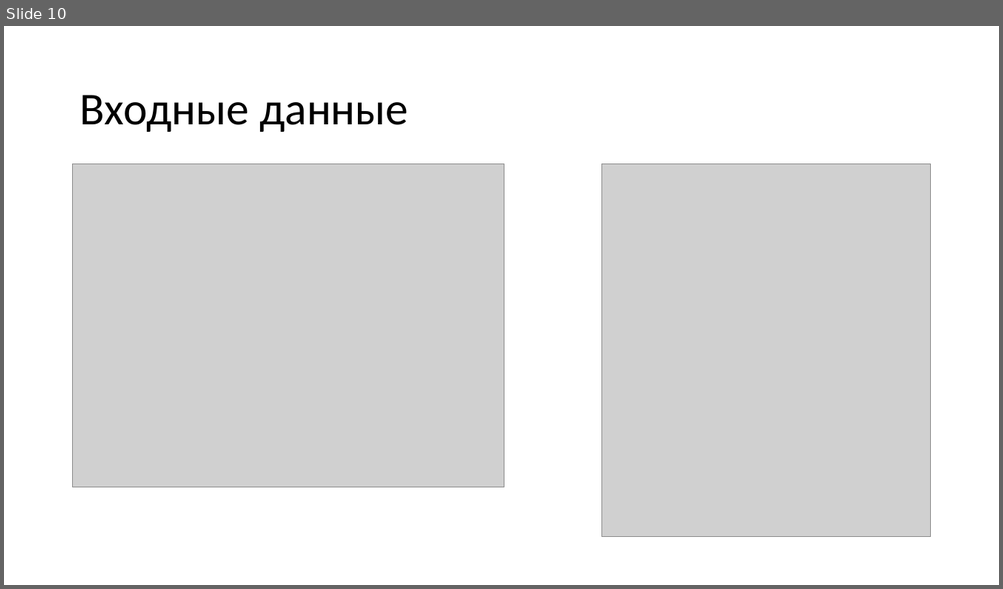
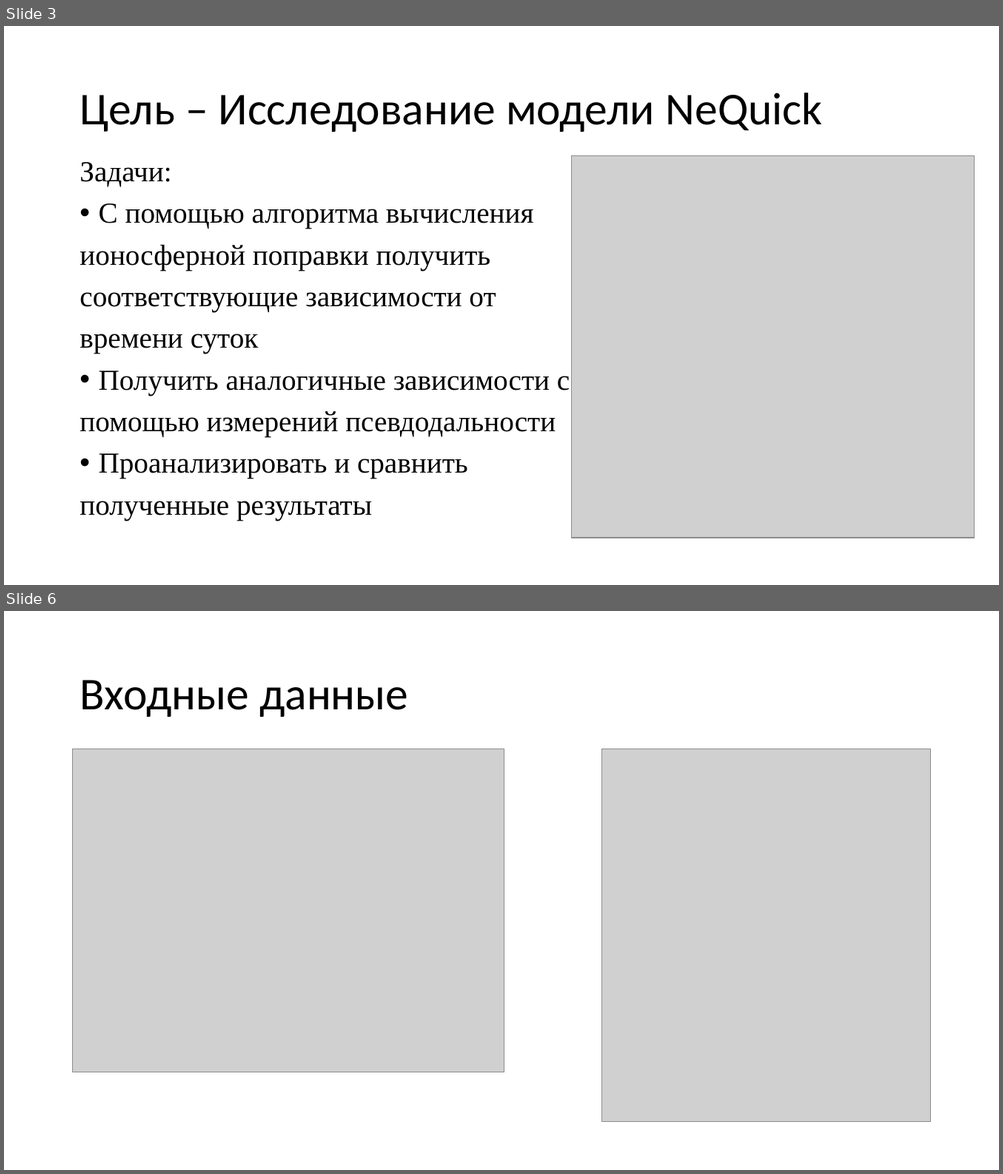
Before and after one commit to SaraFarron/------, a slide deck: Исследование алгоритма вычисления ионосферной поправки для системы Galileo.pptx. Shown one above the other, each under a label of ours: slide 10 before the commit, slides 3 and 6 after it; the slides between them are not shown. The pictures are 1003x589 and 1003x1174 pixels, drawn with LibreOffice and Linux fonts; fonts in the diff are those of the drawing; grey boxes stand for pictures. Boxes give left, top, right and bottom in pixels: in the first picture for what was removed or moved away, otherwise in the second. Text is boxed around its words. In the diff, an @@ line names an element or a change of style, - is before the commit and + after.

```diff
--- a/Исследование алгоритма вычисления ионосферной поправки для системы Galileo.pptx
+++ b/Исследование алгоритма вычисления ионосферной поправки для системы Galileo.pptx
@@ slide 3 added at (4, 26, 999, 585), background #FFFFFF @@
@@ title added at (79, 93, 822, 132), 44 pt, text #000000 @@
+Цель – Исследование модели NeQuick
@@ picture added at (572, 156, 975, 538) @@
@@ text added at (79, 162, 569, 520), 28 pt, text #000000 @@
+Задачи:
+• С помощью алгоритма вычисления
+ионосферной поправки получить
+соответствующие зависимости от
+времени суток
+• Получить аналогичные зависимости с
+помощью измерений псевдодальности
+• Проанализировать и сравнить
+полученные результаты
@@ what was slide 10 is now slide 6 @@
```
Also in this commit, not shown: 6 slides changed, 4 other slides added, 7 slides removed, 7 other files.
